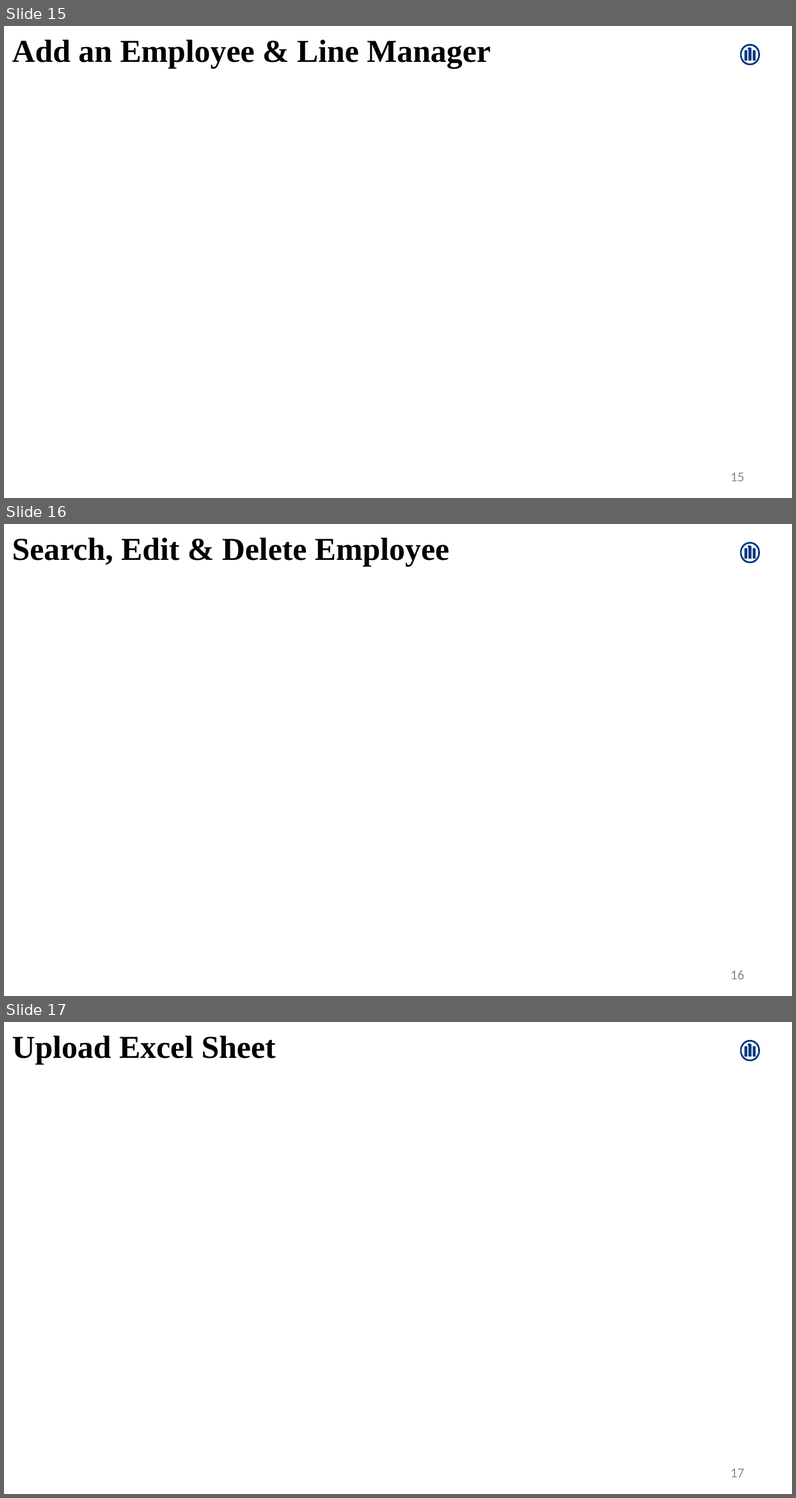
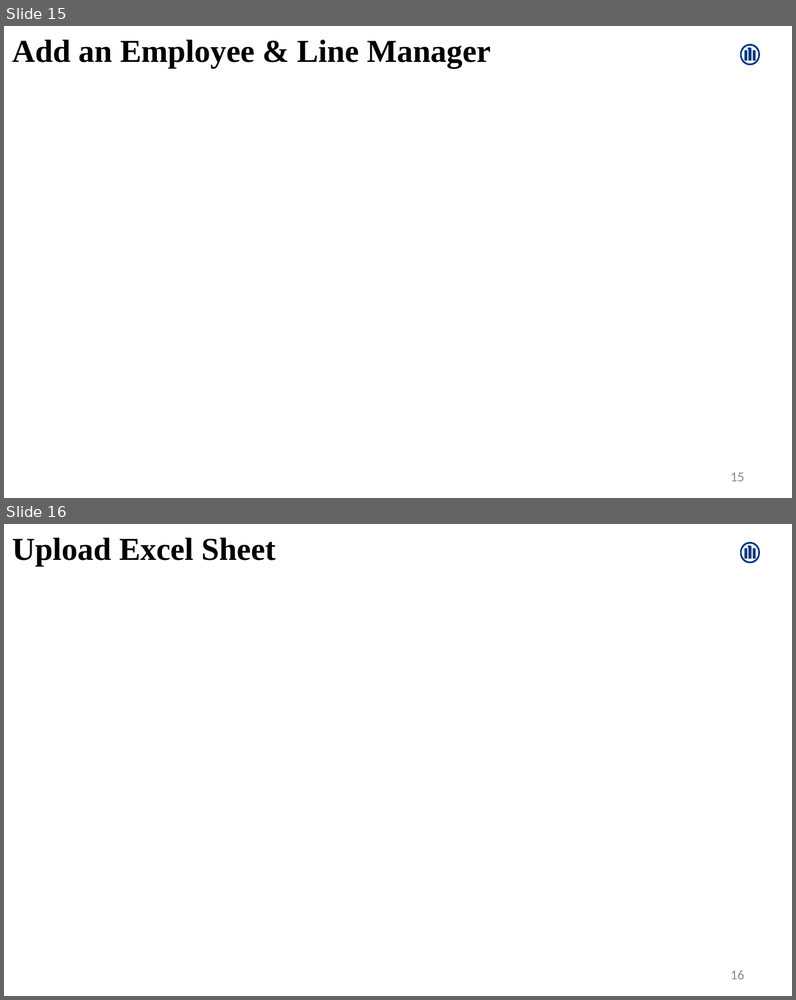
Before and after one commit to Amrutha-Mohan/UpdatedProjects, a slide deck: AmruthaMohan.pptx. Shown one above the other, each under a label of ours: slides 15, 16 and 17 before the commit, slides 15 and 16 after it. The pictures are 796x1498 and 796x1000 pixels, drawn with LibreOffice and Linux fonts; fonts in the diff are those of the drawing; background and template pictures are left out. Boxes give left, top, right and bottom in pixels: in the first picture for what was removed or moved away, otherwise in the second. Text is boxed around its words. In the diff, an @@ line names an element or a change of style, - is before the commit and + after.

```diff
--- a/AmruthaMohan.pptx
+++ b/AmruthaMohan.pptx
@@ slide 16 removed at (4, 524, 792, 996), background #FFFFFF; not listed: 1 template element that a slide beside it also shows @@
@@ text removed at (12, 537, 449, 566) @@
-Search, Edit & Delete Employee
@@ page number removed at (731, 969, 745, 979) @@
-16
@@ what was slide 17 is now slide 16 @@
@@ page number at (731, 969, 745, 979): text changed @@
-17
+16
```
Also in this commit, not shown: 7 slides changed, 2 slides added, 4 other slides removed.
